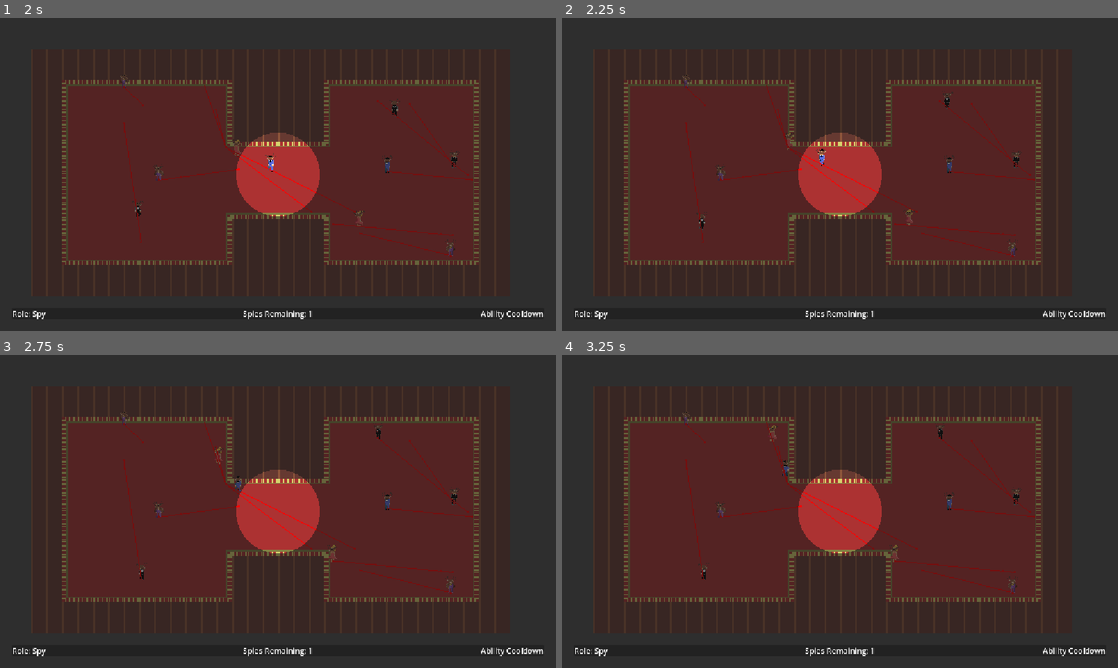
Above: before the commit, frames 1-4 (two rows, left to right).
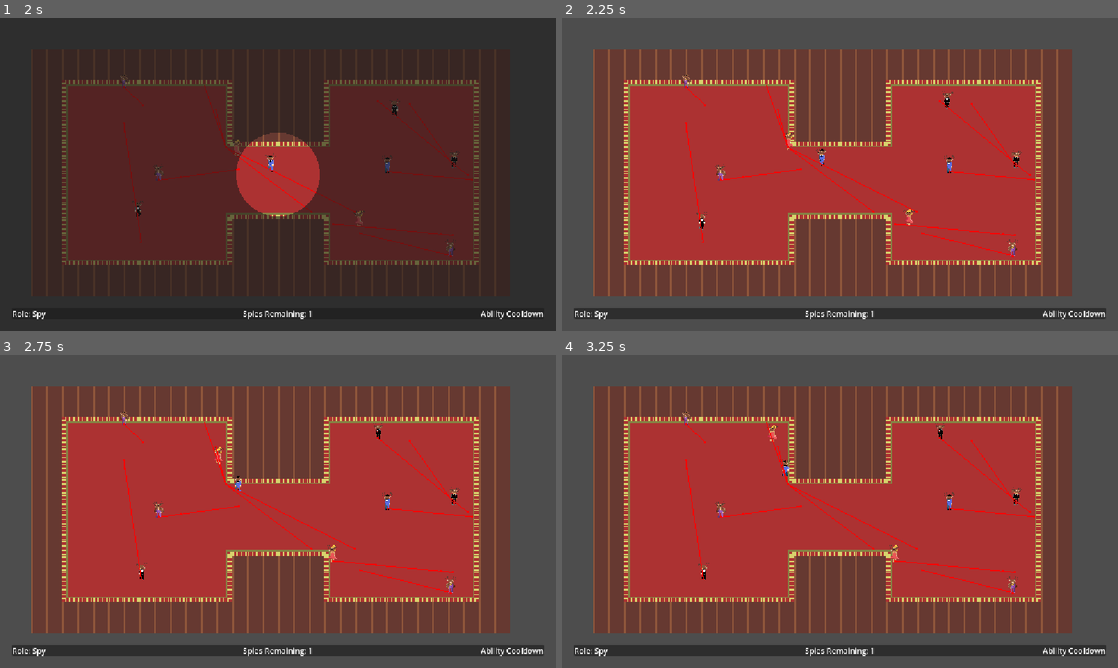
Above: after the commit, the same moments.

Repository: amelecanape/ippgamejam
Game: Godot game, scene res://scenes/round.tscn
The game is run twice, just before and just after one commit, with the same random seed, the same clock (stepped at 60 frames per second) and the same inputs. This scene is started directly instead of the project's main scene.
Inputs (mouse positions are in pixels of both pictures, inside the frame that each line leads up to):
- Up to frame 1 (2 s): move the mouse to (400, 158) at 0.52 s; tap A (character_move_neg_x) at 0.6 s; move the mouse to (166, 190) at 1.27 s; tap W (character_move_neg_y) at 1.35 s
- Up to frame 2 (2.25 s): move the mouse to (895, 105) at 2.02 s; tap D (character_move_pos_x) at 2.1 s
- Up to frame 3 (2.75 s): no input
- Up to frame 4 (3.25 s): move the mouse to (812, 574) at 2.77 s; tap S (character_move_pos_y) at 2.85 s

Frame 1 is identical in both runs. In frame 2, 93% of the frame differs, in the area x 0-100%, y 0-100%; in frame 3, 93%; in frame 4, 93%.
Error before the commit: Out of bounds get index '-1' (on base: 'Array[int]') (res://scripts/game.gd:82)
Error after the commit: Out of bounds get index '-1' (on base: 'Array[int]') (res://scripts/game.gd:95)

Commit message:
added round start delay

Diff:
--- a/scenes/round.tscn
+++ b/scenes/round.tscn
@@ -39,6 +39,11 @@
 player_scene = ExtResource("9_0tnpc")
 player_sprite_frames = Array[SpriteFrames]([ExtResource("6_vtaks"), ExtResource("5_0tnpc"), ExtResource("4_gee14"), ExtResource("3_u5sy4")])
 masks_scenes = Array[PackedScene]([ExtResource("7_hnppa"), ExtResource("8_41cje"), ExtResource("9_h7eg2"), ExtResource("4_lbhrr"), ExtResource("11_ejohc"), ExtResource("12_64kk8"), ExtResource("13_o6psv"), ExtResource("14_p7exr")])
+
+[node name="RoundStartDelay" type="Timer" parent="." unique_id=1114077709]
+unique_name_in_owner = true
+wait_time = 2.0
+one_shot = true
 
 [node name="MaskedCharacterSpawner" type="MultiplayerSpawner" parent="." unique_id=374073348 node_paths=PackedStringArray("nav_region")]
 unique_name_in_owner = true
@@ -120,3 +125,5 @@
 layout_mode = 2
 size_flags_horizontal = 4
 text = "Spies Remaining: 1"
+
+[connection signal="timeout" from="RoundStartDelay" to="." method="_on_round_start_delay_timeout"]
--- a/scripts/game.gd
+++ b/scripts/game.gd
@@ -1,5 +1,6 @@
 class_name Round extends Node2D
 
+signal player_role(role: PlayerControl.PLAYER_ROLE)
 signal round_start()
 signal round_end(detective_won: bool)
 
@@ -19,8 +20,6 @@
 @export var detective_amount_of_bullets : int = 4
 @export var killed_spies : int = 0
 
-@export var player_role : PlayerControl.PLAYER_ROLE
-
 const  ROLE_DETECTIVE : String = "You are a DETECTIVE"
 const  ROLE_SPY : String = "You are a SPY"
 const  REMAINING_SPIES : String = "%d remaining spies"
@@ -29,11 +28,25 @@
 @onready var ability_cooldown : Label = $%AbilityCooldown
 @onready var remaining_spies : Label = $%RemainingSpies
 
+var players_that_loaded_scene: int = 0
+
 func _ready():
 	assert(nav_region, "Node needs to have a NavigationRegion2D!")
 	NavigationServer2D.map_changed.connect(func(_map: RID): spawn_characters())
 	spotlight.visible = true
 	spotlight.material.set_shader_parameter("radius", INITIAL_SPOTLIGHT_RADIUS)
+	_loaded_scene.rpc_id(1) # Tell server (and ourselfs) that we loaded the scene
+
+@rpc("call_local", "any_peer")
+func _loaded_scene():
+	players_that_loaded_scene += 1
+	if players_that_loaded_scene == Lobby.connected_players.size():
+		print("all players loaded")
+	$RoundStartDelay.start()
+	print("delay to start round")
+
+func _on_round_start_delay_timeout() -> void:
+	start_game.rpc()
 
 func _on_npc_died() -> void:
 	detective_amount_of_bullets -= 1
@@ -89,10 +102,9 @@
 							  "player": id,\
 							  "role": role})
 		set_player_role.rpc_id(id, role)
-	start_game.rpc()
 
 @rpc("call_local")
 func set_player_role(role: PlayerControl.PLAYER_ROLE) -> void:
-	player_role = role
+	player_role.emit(role)
 	role_label.text = ROLE_DETECTIVE if role == PlayerControl.PLAYER_ROLE.DETECTIVE\
 							else ROLE_SPY
--- a/scripts/masked_character_spawner.gd
+++ b/scripts/masked_character_spawner.gd
@@ -17,8 +17,11 @@
 		var player : PlayerControl = player_scene.instantiate() as PlayerControl
 		player.player = data["player"]
 		player.role = data["role"]
+		player.lock_movement = true
+		var round: Round = get_parent() as Round
+		round.round_start.connect(player._on_round_start)
 		masked = player
-		masked.died.connect((get_parent() as Round)._on_player_died)
+		masked.died.connect(round._on_player_died)
 	else:
 		var npc : NPCControl = npc_scene.instantiate() as NPCControl
 		npc.navigation_region = nav_region
--- a/scripts/player_control.gd
+++ b/scripts/player_control.gd
@@ -15,6 +15,9 @@
 
 func _enter_tree() -> void:
 	$MultiplayerSynchronizer.set_multiplayer_authority(player)
+
+func _on_round_start() -> void:
+	lock_movement = false
 
 func _process(_delta: float) -> void:
 	super._process(_delta)
